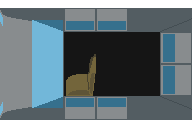
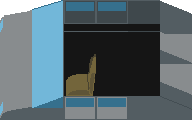
Layer changes from the first 192x128 image to the second:
hid "Pasted Layer #1" over [0, 8, 192, 95]
showed "outline" over [0, 0, 192, 95]
